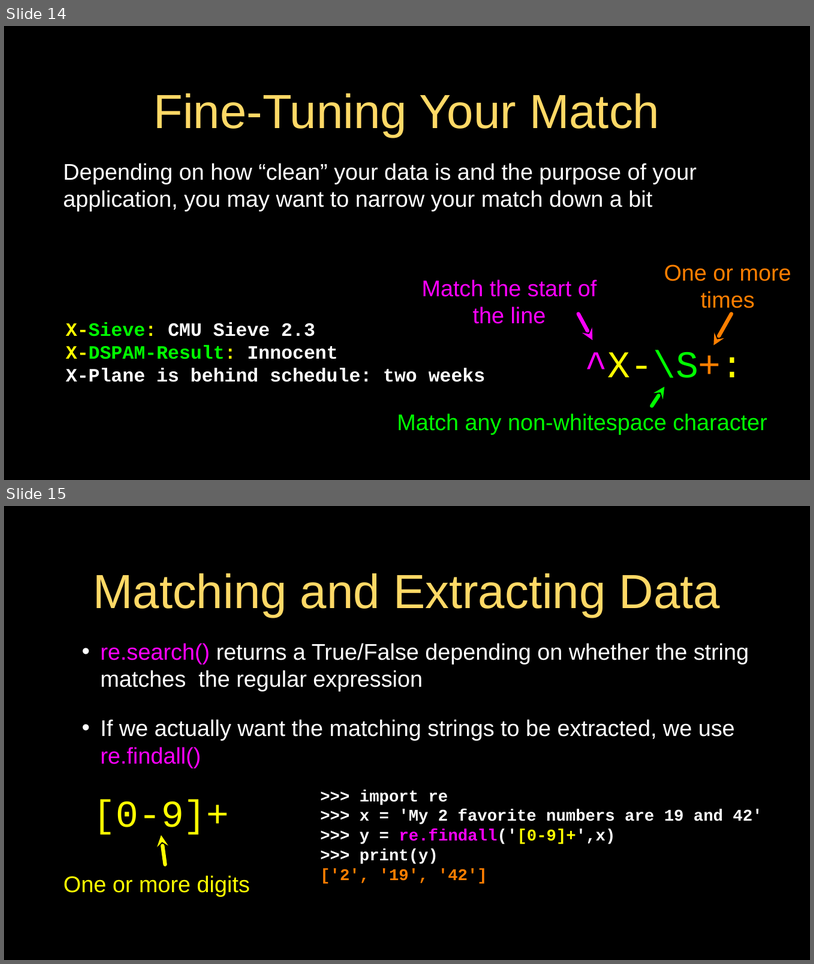
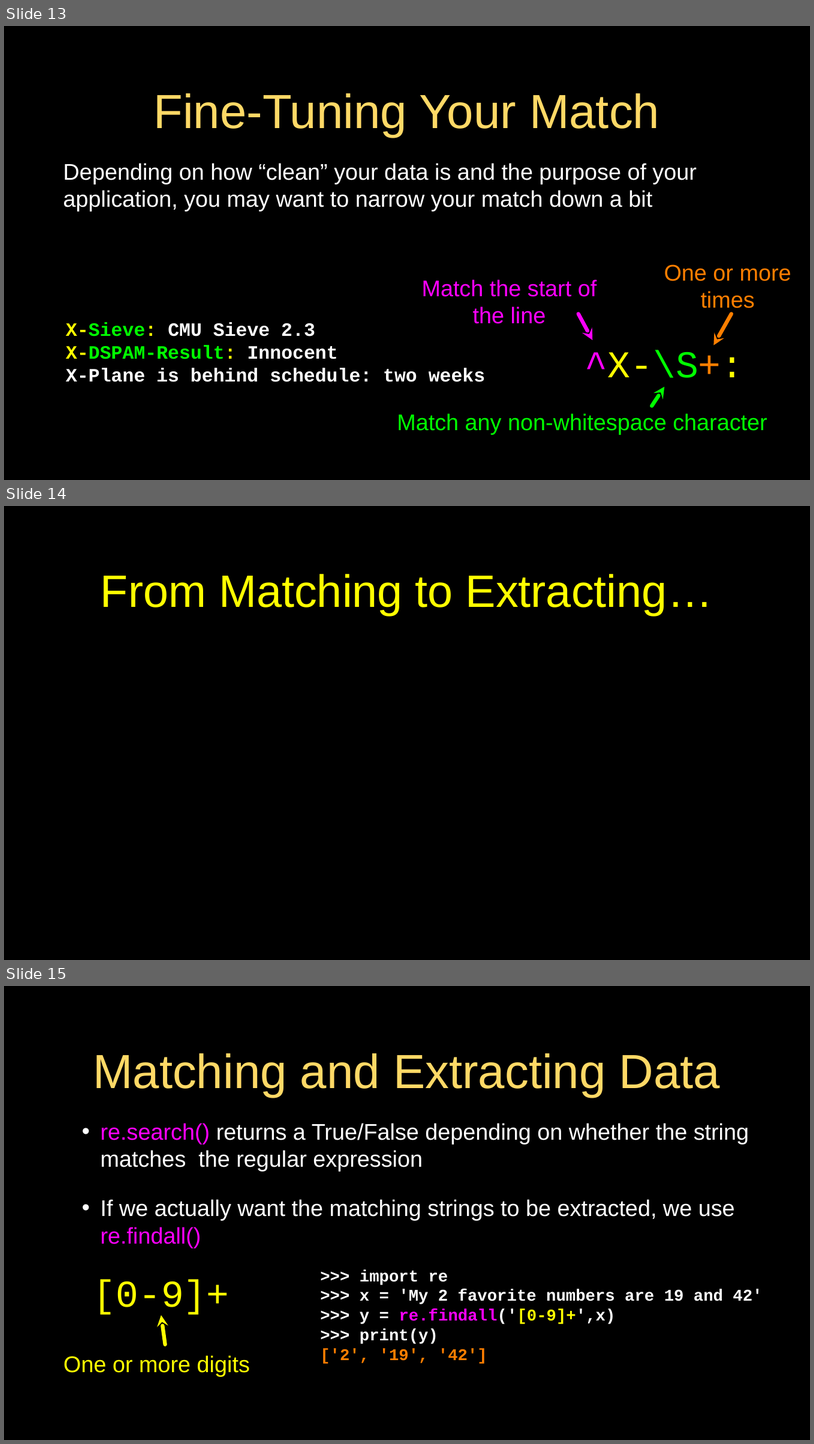
Before and after one commit to csev/py4e, a slide deck: lectures3/Pythonlearn-11-Regex.pptx. Shown one above the other, each under a label of ours: slides 14 and 15 before the commit, slides 13, 14 and 15 after it. The pictures are 814x964 and 814x1444 pixels, drawn with LibreOffice and Linux fonts; fonts in the diff are those of the drawing. Boxes give left, top, right and bottom in pixels: in the first picture for what was removed or moved away, otherwise in the second. Text is boxed around its words. In the diff, an @@ line names an element or a change of style, - is before the commit and + after.

```diff
--- a/lectures3/Pythonlearn-11-Regex.pptx
+++ b/lectures3/Pythonlearn-11-Regex.pptx
@@ slide 14 added at (x1=4, y1=506, x2=810, y2=960), background #000000; not listed: 1 template element that a slide beside it also shows @@
@@ title added at (x1=101, y1=574, x2=713, y2=615), 72 pt, text #FFFF00 @@
+From Matching to Extracting…
@@ what was slide 14 is now slide 13 @@
```
Also in this commit, not shown: 1 slide changed, 1 other slide added, 2 slides removed, 6 other files.
